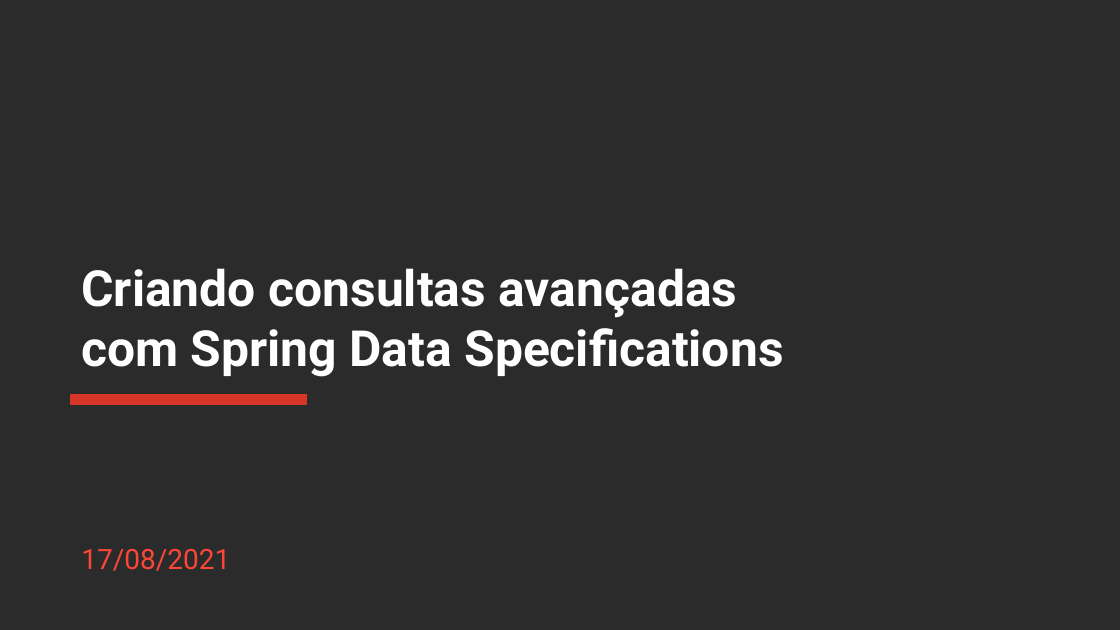
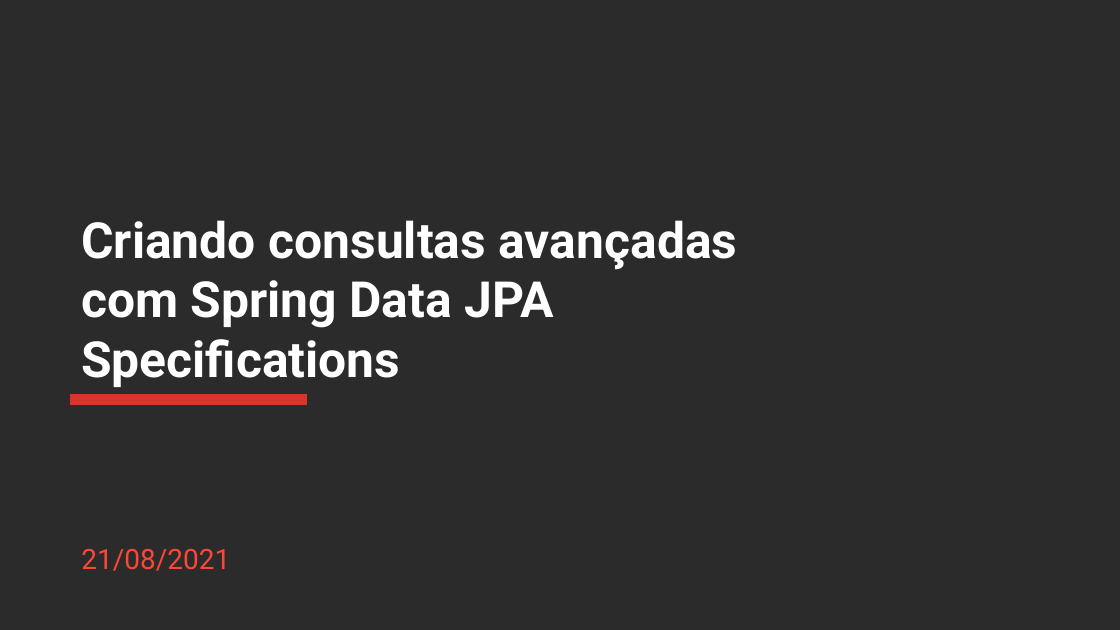
Before and after one commit to rocketseat-creators-program/spring-data-jpa-specification-2021-08-23, a slide deck: slide 1 of Apresentacao_Spring_Data_Specifications.pptx. Drawn at 1120x630 pixels with LibreOffice and Linux fonts; fonts in the diff are those of the drawing; background and template pictures are left out; a plain dark background stands for a picture behind light text. Boxes give left, top, right and bottom in pixels: in the first picture for what was removed or moved away, otherwise in the second. Text is boxed around its words. In the diff, an @@ line names an element or a change of style, - is before the commit and + after.

```diff
--- a/Apresentacao_Spring_Data_Specifications.pptx
+++ b/Apresentacao_Spring_Data_Specifications.pptx
@@ title at [81,220,738,387]: text changed @@
-Criando consultas avançadas com Spring Data Specifications
+Criando consultas avançadas com Spring Data JPA Specifications
@@ subtitle at [81,549,230,571]: text changed @@
-17/08/2021
+21/08/2021
```
Also in this commit, not shown: 1 other slide changed.
